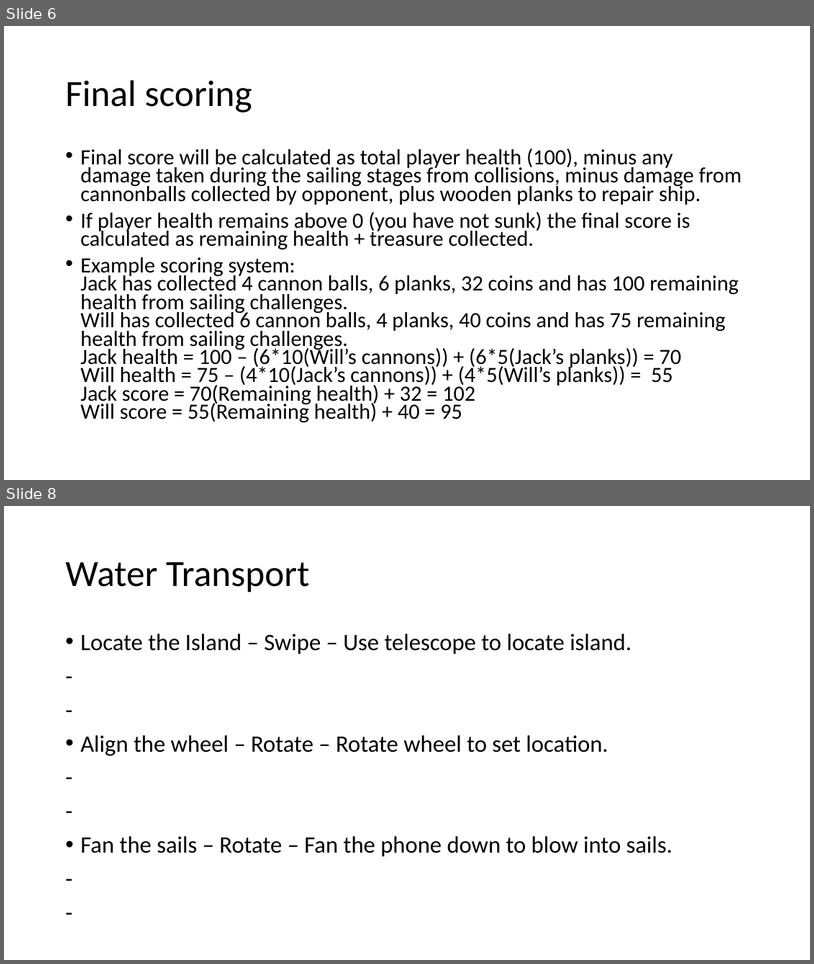
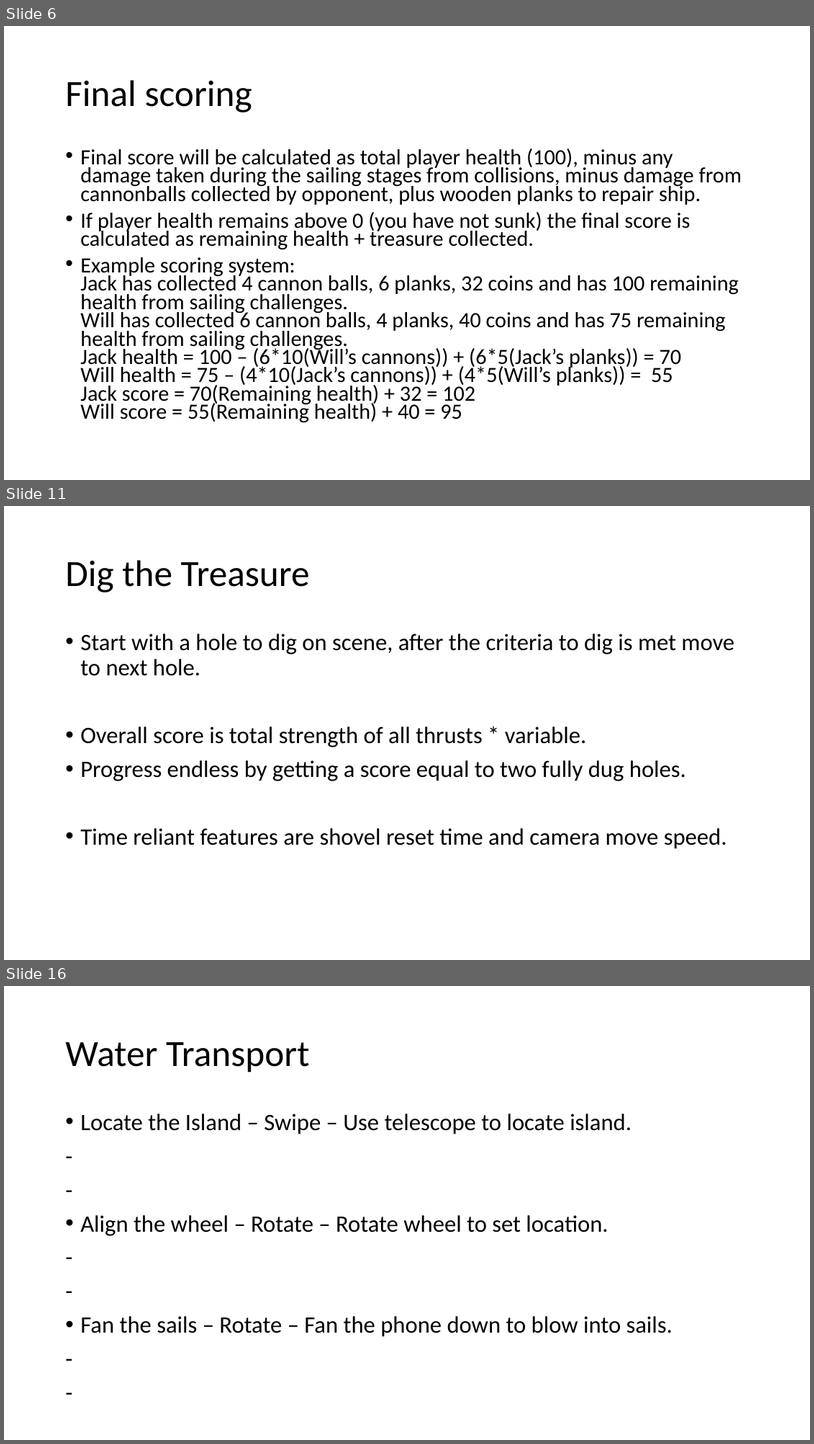
Before and after one commit to Mr-Turtle12/Mobile-Pirate-Game, a slide deck: Pirate game.pptx. Shown one above the other, each under a label of ours: slides 6 and 8 before the commit, slides 6, 11 and 16 after it; the slides between them are not shown. The pictures are 814x964 and 814x1444 pixels, drawn with LibreOffice and Linux fonts; fonts in the diff are those of the drawing. Boxes give left, top, right and bottom in pixels: in the first picture for what was removed or moved away, otherwise in the second. Text is boxed around its words. In the diff, an @@ line names an element or a change of style, - is before the commit and + after.

```diff
--- a/Pirate game.pptx
+++ b/Pirate game.pptx
@@ slide 11 added at [4,506,810,960], background #FFFFFF @@
@@ title added at [65,560,310,592], 44 pt, text #000000 @@
+Dig the Treasure
@@ text added at [80,633,735,849], 28 pt, text #000000 @@
+• Start with a hole to dig on scene, after the criteria to dig is met move to next hole.
+• Overall score is total strength of all thrusts * variable.
+• Progress endless by getting a score equal to two fully dug holes.
+• Time reliant features are shovel reset time and camera move speed.
@@ what was slide 8 is now slide 16 @@
```
Also in this commit, not shown: 1 slide changed, 7 other slides added.
